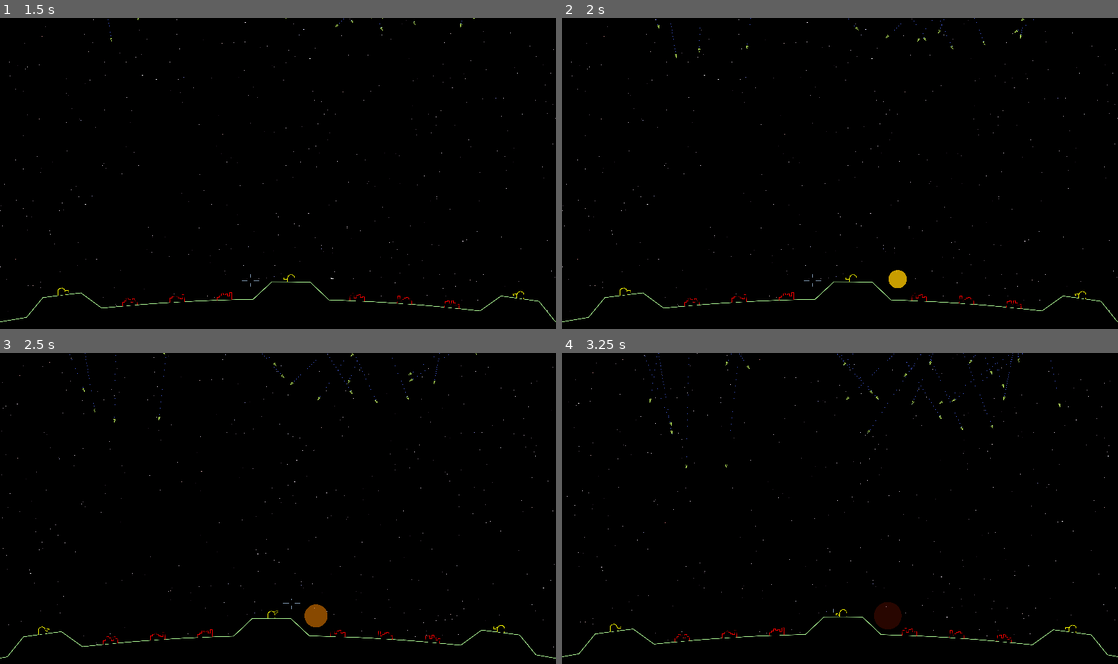
Above: before the commit, frames 1-4 (two rows, left to right).
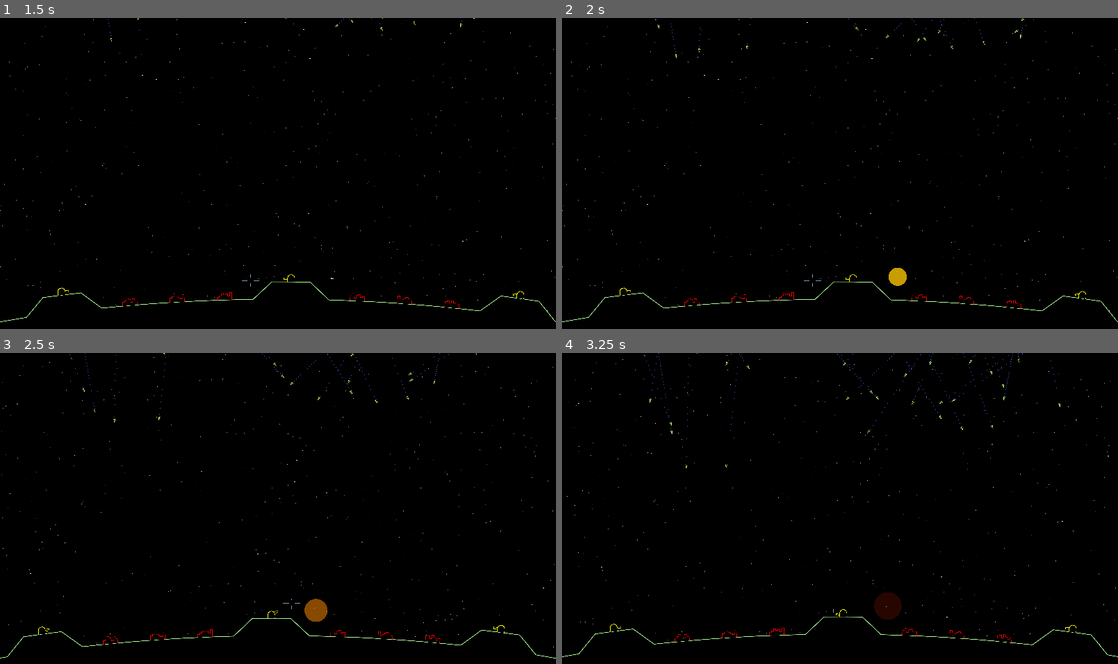
Above: after the commit, the same moments.

Repository: tartley/missile-commander
Game: Godot game, scene res://src/main/main.tscn
Two runs of this game, one before a commit and one after it. Both use one fixed random seed, a clock stepped at 60 frames per second and the inputs below.
Inputs (mouse positions are in pixels of both pictures, inside the frame that each line leads up to):
- Up to frame 1 (1.5 s): tap Enter at 0.5 s; move the mouse to (305, 173) at 0.52 s; hold W from 0.53 s (still down); move the mouse to (250, 176) at 1.27 s
- Up to frame 2 (2 s): keep holding W
- Up to frame 3 (2.5 s): keep holding W; move the mouse to (289, 502) at 2.02 s
- Up to frame 4 (3.25 s): keep holding W; move the mouse to (834, 514) at 2.77 s

Frame 1 is identical in both runs. In frame 2, less than 0.1% of the frame differs, in the area x 58-62%, y 80-87%; in frame 3, 0.1%; in frame 4, 0.3%, in the area x 56-62%, y 77-89%.

Commit message:
Pop destroys targets directly
Remove former mechanism, whereby missile emitted a signal on
reaching destination, which Ground listened for and destroyed its
targets.

Diff:
--- a/src/main/ground.gd
+++ b/src/main/ground.gd
@@ -105,9 +105,3 @@
 func _draw() -> void:
     draw_polygon(verts, [Color.BLACK])
     draw_polyline(verts, Color(.7, 1, .6), 3.0, true)
-
-func on_missile_strike(strike_position:Vector2):
-    var targets := get_tree().get_nodes_in_group("cities") + get_tree().get_nodes_in_group("bases")
-    for feature in targets:
-        if strike_position.distance_squared_to(feature.position) < 1000:
-            feature.destroyed = true
--- a/src/main/main.gd
+++ b/src/main/main.gd
@@ -19,7 +19,6 @@
     var speed := randf_range(50, 500)
     missile.launch(start, destination, speed)
     self.add_child(missile)
-    missile.missile_strike.connect($Ground.on_missile_strike)
 
 func begin_level():
     for _i in range(200):
--- a/src/missile/missile.gd
+++ b/src/missile/missile.gd
@@ -12,8 +12,6 @@
 var Pop:PackedScene = preload("res://src/pop/pop.tscn")
 
 var velocity: Vector2
-
-signal missile_strike(position:Vector2)
 
 func set_up_collisions():
     var collision = CollisionShape2D.new()
@@ -54,8 +52,5 @@
     pop.position = self.position
     main.add_child(pop)
 
-    # Let Ground destroy any Cities that are too close
-    missile_strike.emit(self.position)
-
     # And this missile is done
     queue_free()
--- a/src/pop/pop.gd
+++ b/src/pop/pop.gd
@@ -5,6 +5,7 @@
 
 var age:float # seconds
 var progress:float # 0..1
+var dealt_damage:bool = false # Have we tried destroying nearby targets yet?
 
 func _ready() -> void:
     self.age = 0.0
@@ -12,12 +13,23 @@
 func _process(delta:float) -> void:
     self.age += delta
     self.progress = self.age / DURATION
-    self.position += Vector2(0, 10 * delta)
+    self.position += Vector2(0, -30 * delta)
     if progress < 1.0:
         queue_redraw()
+        if not dealt_damage and progress > 0.25:
+            # call this once to destroy nearby targets
+            destroy_target()
     else:
         queue_free()
 
 func _draw() -> void:
     var color := Color(1, 1 - self.progress, 0, 1 - self.progress)
     draw_circle(Vector2(0, 0), SIZE * self.progress ** 0.3, color)
+
+func destroy_target():
+    var tree := get_tree()
+    var targets := tree.get_nodes_in_group("cities") + tree.get_nodes_in_group("bases")
+    for target in targets:
+        if self.position.distance_squared_to(target.position) < 1000:
+            target.destroyed = true
+    self.dealt_damage = true
